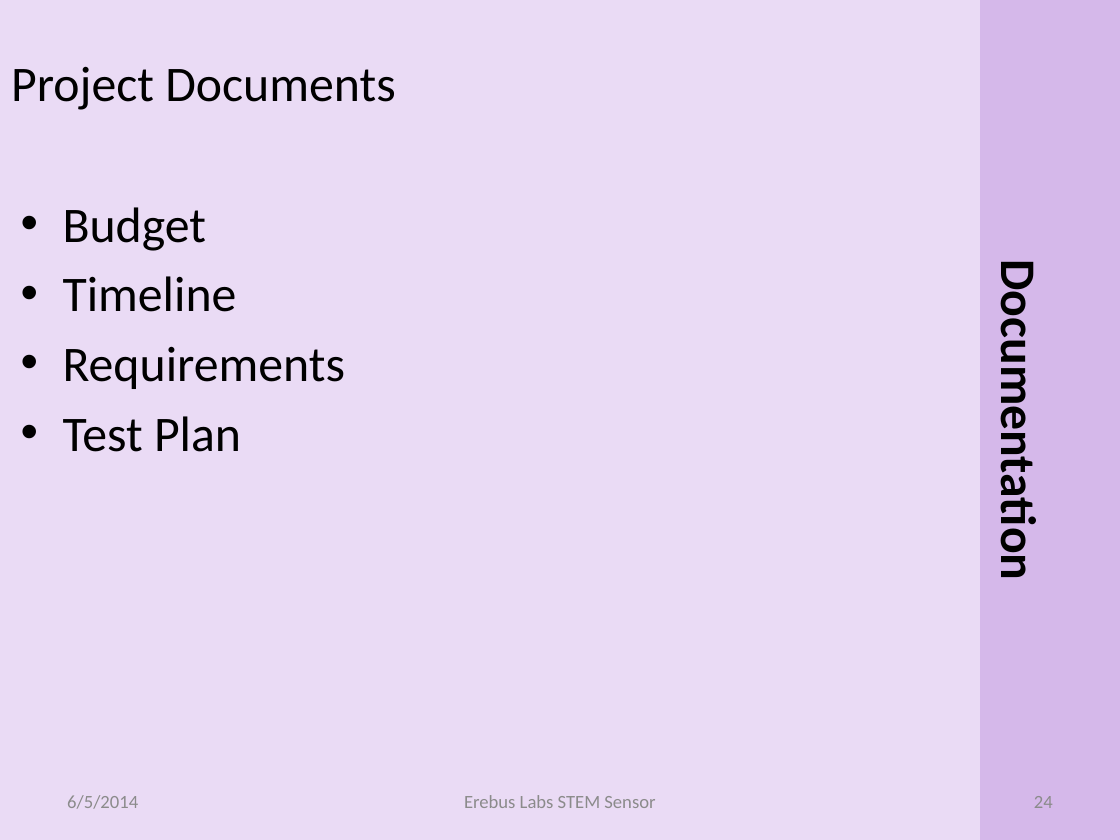
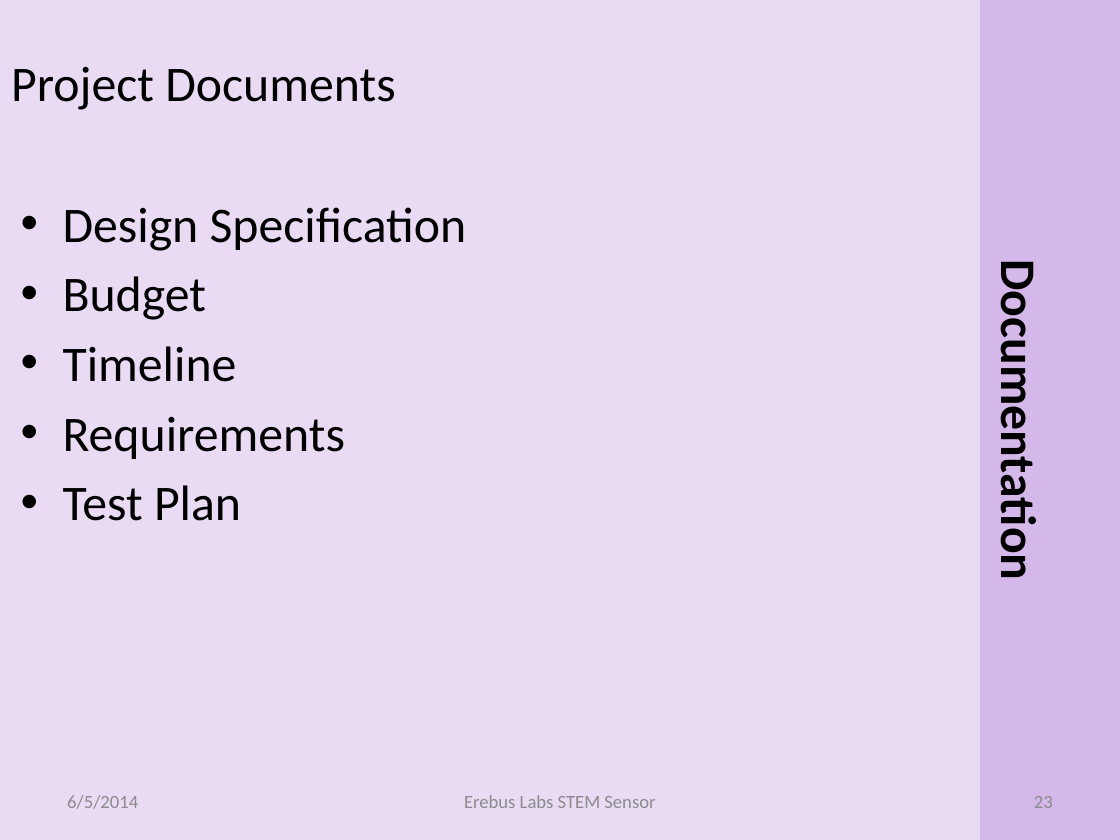
Before and after one commit to erebus-labs/PSU-VOC-SENSOR-2K14, a slide deck: slide 23 of Documents/source_documents/Presentation.pptx (slide 24 before the commit). Drawn at 1120x840 pixels with LibreOffice and Linux fonts; fonts in the diff are those of the drawing. Boxes give left, top, right and bottom in pixels: in the first picture for what was removed or moved away, otherwise in the second. Text is boxed around its words. In the diff, an @@ line names an element or a change of style, - is before the commit and + after.

```diff
--- a/Documents/source_documents/Presentation.pptx
+++ b/Documents/source_documents/Presentation.pptx
@@ text at box(63, 207, 467, 251): paragraph added @@
+• Design Specification
@@ page number at box(1034, 796, 1053, 808): text changed @@
-24
+23
```
Also in this commit, not shown: 12 other slides changed, 1 slide removed.
